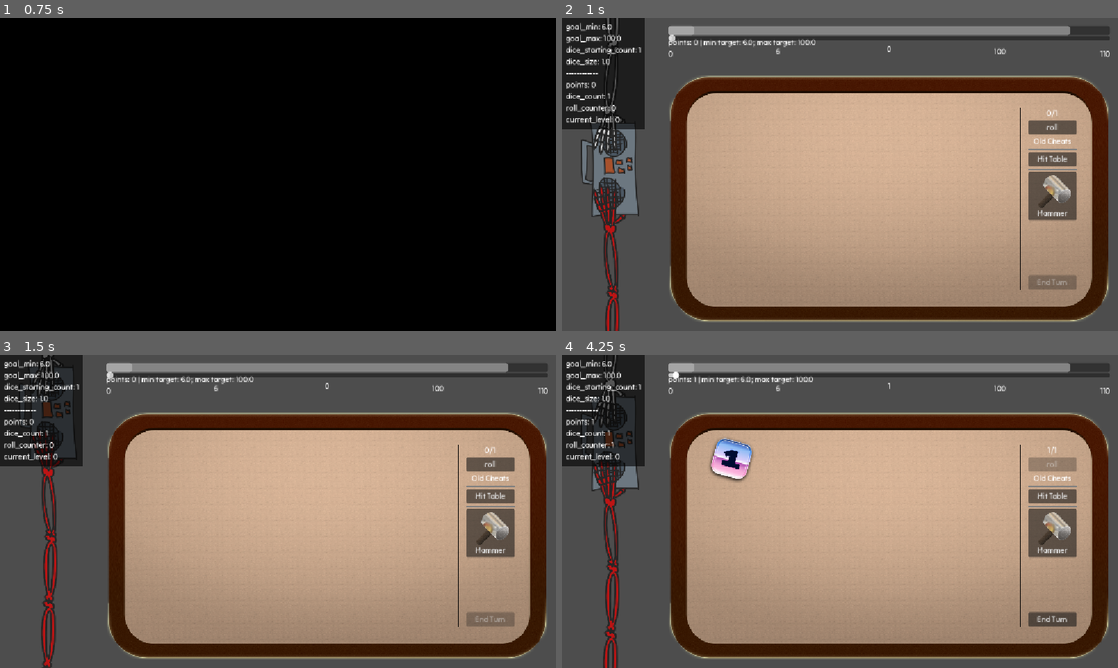
Above: before the commit, frames 1-4 (two rows, left to right).
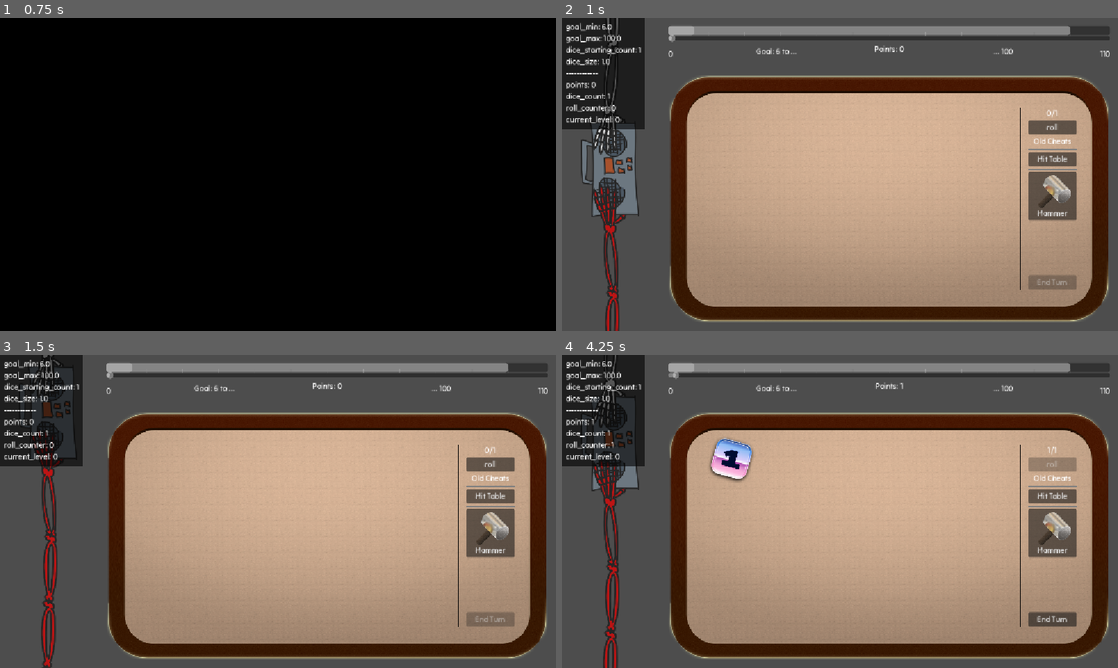
Above: after the commit, the same moments.

Repository: vhoyer/ludum_dare_60
Game: Godot game, scene res://stages/main_menu/main_menu.tscn
Same seed, same stepped clock (60 frames per second), same inputs: the game is played once before the commit and once after it.
Inputs (mouse positions are in pixels of both pictures, inside the frame that each line leads up to):
- Up to frame 1 (0.75 s): click "start! ,)" at 0.5 s
- Up to frame 2 (1 s): no input
- Up to frame 3 (1.5 s): move the mouse to (400, 495) at 1.27 s; hold Right (ui_right) from 1.28 s (still down); tap K at 1.35 s; click (400, 495) at 1.42 s
- Up to frame 4 (4.25 s): release Right (ui_right) at 2 s; click "roll" at 2 s; move the mouse to (728, 527) at 2.77 s; hold Down (ui_down) 2.78-3.53 s; tap K at 2.85, 3.6 s; move the mouse to (895, 442) at 3.52 s; hold Right (ui_right) from 3.53 s (still down)

Frame 1 is identical in both runs. In frame 2, 0.4% of the frame differs, in the area x 19-82%, y 5-12%; in frame 3, 0.4%; in frame 4, 0.5%.

Commit message:
Render the Wider Goal in Gameplay

Diff:
--- a/stages/main/main.gd
+++ b/stages/main/main.gd
@@ -14,6 +14,9 @@
 
 @onready
 var goal_gauge_2: UiGoalWithinRangeOfRange = %GoalGauge2
+
+@onready
+var goal_gauge_3: UiGoalWithinRangeOfRange = %GoalGauge3
 
 @onready
 var tug_of_war: GameTugOfWar = %GameTugOfWar
@@ -50,6 +53,12 @@
 			SaveManager.data.points,
 			clamp(int(LevelsManager.current.goal_min), 0, LEVEL_GOAL_MAXIMUM_MILLION),
 			clamp(int(LevelsManager.current.goal_max), 0, LEVEL_GOAL_MAXIMUM_MILLION))
+		goal_gauge_3.set_points_goal_min_goal_max_default_min_max(
+			SaveManager.data.points,
+			clamp(int(LevelsManager.current.goal_min), 0, LEVEL_GOAL_MAXIMUM_MILLION),
+			clamp(int(LevelsManager.current.goal_max), 0, LEVEL_GOAL_MAXIMUM_MILLION))
+		goal_gauge_3.tick_count = 13
+		goal_gauge_3.editable = false
 		pass)
 
 	SaveManager.data.watch(self, ['roll_counter', 'current_level'], func():
--- a/stages/main/main.tscn
+++ b/stages/main/main.tscn
@@ -6,6 +6,7 @@
 [ext_resource type="PackedScene" uid="uid://civatcvgc70eb" path="res://components/ui_goal_within_range_of_range/ui_goal_within_range_of_range.tscn" id="5_l7y0w"]
 [ext_resource type="PackedScene" uid="uid://kfbhin5nkdnx" path="res://components/game_table/game_table.tscn" id="5_no1gd"]
 [ext_resource type="Script" uid="uid://d161jm3n6y53c" path="res://components/game_cursor/cursor_on_parent.gd" id="6_4vbm2"]
+[ext_resource type="PackedScene" uid="uid://dnwbop5o5ljf" path="res://components/ui_goal_within_range_of_range/ui_goal_within_range_of_range_wide.tscn" id="6_drn0y"]
 [ext_resource type="Script" uid="uid://bkm48xrdtc50e" path="res://stages/main/debug_label.gd" id="6_no1gd"]
 [ext_resource type="Resource" uid="uid://i1wcyjmq7t4p" path="res://components/game_cursor/cursors/hand.tres" id="7_no1gd"]
 [ext_resource type="Texture2D" uid="uid://coi5iha6ct8ep" path="res://assets/hammer/hammer1.png" id="9_802tp"]
@@ -88,13 +89,19 @@
 
 [node name="GoalGauge" type="Label" parent="VBoxContainer/GoalGauge" unique_id=994138250]
 unique_name_in_owner = true
+visible = false
 layout_mode = 2
 text = "points: {points} | min target: {goal_min}; max target: {goal_max}"
 
 [node name="GoalGauge2" parent="VBoxContainer/GoalGauge" unique_id=1012150934 instance=ExtResource("5_l7y0w")]
 unique_name_in_owner = true
+visible = false
 layout_mode = 2
 min_value = 6.0
+
+[node name="GoalGauge3" parent="VBoxContainer/GoalGauge" unique_id=1855809116 instance=ExtResource("6_drn0y")]
+unique_name_in_owner = true
+layout_mode = 2
 
 [node name="Dices" type="MarginContainer" parent="VBoxContainer" unique_id=350811888]
 layout_mode = 2
